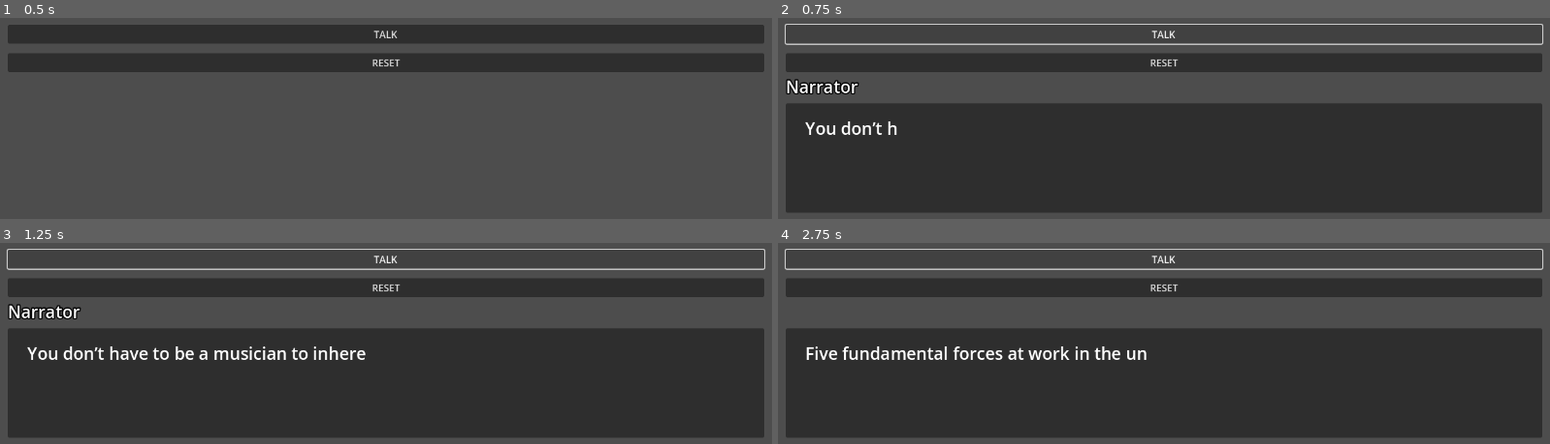
Above: before the commit, frames 1-4 (two rows, left to right).
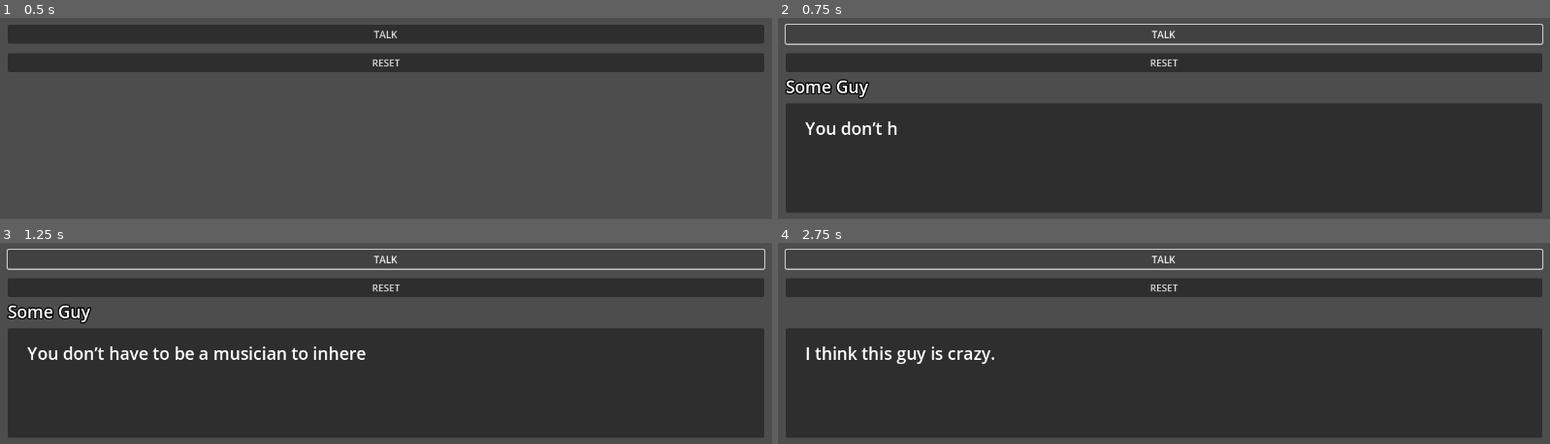
Above: after the commit, the same moments.

Repository: daredakke/dialogue-test
Game: Godot game, scene res://scenes/main.tscn
Same seed, same stepped clock (60 frames per second), same inputs: the game is played once before the commit and once after it.
Inputs:
- Up to frame 1 (0.5 s): no input
- Up to frame 2 (0.75 s): click "TALK" at 0.5 s
- Up to frame 3 (1.25 s): no input
- Up to frame 4 (2.75 s): click "TALK" at 1.25 s; click "TALK" at 2 s

Frame 1 is identical in both runs. In frame 2, 0.5% of the frame differs, in the area x 0-12%, y 30-40%; in frame 3, 0.5%; in frame 4, 1.4%, in the area x 3-48%, y 51-61%.

Commit message:
Simulate NPC using play button
Store dialogue in play button and send lines to dialogue via the UI component.

Might be best to refactor this so that all dialogue is stored in one place with associated NPC IDs. Talking to an NPC would simply require them to emit their ID instead of all their lines every time you click the action button.

Diff:
--- a/scenes/main.tscn
+++ b/scenes/main.tscn
@@ -1,7 +1,8 @@
-[gd_scene load_steps=3 format=3 uid="uid://06gjwf65o842"]
+[gd_scene load_steps=4 format=3 uid="uid://06gjwf65o842"]
 
 [ext_resource type="Script" path="res://scripts/ui.gd" id="1_g6440"]
 [ext_resource type="Script" path="res://scripts/dialogue.gd" id="2_emj3n"]
+[ext_resource type="Script" path="res://scripts/play_button.gd" id="2_xso72"]
 
 [node name="Main" type="Node2D"]
 
@@ -44,6 +45,7 @@
 layout_mode = 2
 mouse_default_cursor_shape = 2
 text = "TALK"
+script = ExtResource("2_xso72")
 
 [node name="ResetButton" type="Button" parent="UI/Input/InputMargin/InputVBox"]
 layout_mode = 2
@@ -116,6 +118,7 @@
 autowrap_mode = 2
 shortcut_keys_enabled = false
 
-[connection signal="pressed" from="UI/Input/InputMargin/InputVBox/PlayButton" to="UI" method="_on_play_button_pressed"]
+[connection signal="pressed" from="UI/Input/InputMargin/InputVBox/PlayButton" to="UI/Input/InputMargin/InputVBox/PlayButton" method="_on_pressed"]
+[connection signal="talking_to_npc" from="UI/Input/InputMargin/InputVBox/PlayButton" to="UI" method="_on_talking_to_npc"]
 [connection signal="pressed" from="UI/Input/InputMargin/InputVBox/ResetButton" to="UI" method="_on_reset_button_pressed"]
 [connection signal="timeout" from="UI/Dialogue/NextCharTimer" to="UI/Dialogue" method="_on_next_char_timer_timeout"]
--- /dev/null
+++ b/scripts/play_button.gd
@@ -0,0 +1,22 @@
+class_name PlayButton
+extends Button
+
+signal talking_to_npc(lines: Array[Dictionary])
+
+var npc_lines: Array[Dictionary] = [
+	{
+		"speaker" : "Some Guy",
+		"line" : "You don’t have to be a musician to inherently feel and understand a song, you don’t have to be a chef to know that being served skirt steak is not the same as filet mignon, and you certainly don’t need to be a dev to know if a game is un-fun and unfinished"
+	},
+	{
+		"line" : "I think this guy is crazy."
+	},
+	{
+		"speaker" : "Some Guy",
+		"line" : "Five fundamental forces at work in the universe: the strong force, the weak force, the electromagnetic force, the gravitational force, and the egg force. They have different ranges and have different strengths."
+	},
+]
+
+
+func _on_pressed() -> void:
+	self.talking_to_npc.emit(npc_lines)
--- a/scripts/ui.gd
+++ b/scripts/ui.gd
@@ -3,24 +3,10 @@
 
 @onready var dialogue: Control = %Dialogue
 
-var sample_dialogue: Array[Dictionary] = [
-	{
-		"speaker" : "Narrator",
-		"line" : "You don’t have to be a musician to inherently feel and understand a song, you don’t have to be a chef to know that being served skirt steak is not the same as filet mignon, and you certainly don’t need to be a dev to know if a game is un-fun and unfinished"
-	},
-	{
-		"line" : "Five fundamental forces at work in the universe: the strong force, the weak force, the electromagnetic force, the gravitational force, and the egg force. They have different ranges and have different strengths."
-	},
-	{
-		"speaker" : "Someone Else",
-		"line" : "More sample text, more sample text, more sample text."
-	},
-]
 
-
-func _on_play_button_pressed() -> void:
+func _on_talking_to_npc(lines) -> void:
 	if dialogue.dialogue_lines.size() == 0:
-		dialogue.set_dialogue_lines(sample_dialogue)
+		dialogue.set_dialogue_lines(lines)
 
 	dialogue.run_dialogue()
 
